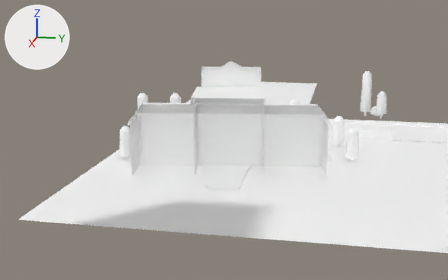
What one commit did to the FBX model Assets/AllTextures/New/Maps/School01.fbx.
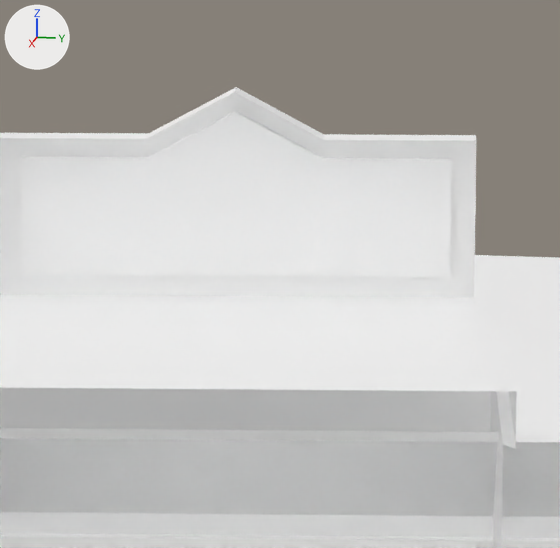
Each version appears first from a 50 mm camera at (166.7, -12.1, 37.1) aimed at (40.2, -37.4, 5.5), and next in a close-up on the part from 45% to 61% of the width and 18% to 42% of the height. The axes (+X, +Y, +Z) are drawn at upper left. The lights are the same throughout. Where no turn or scale is listed for an object, it has been applied to the vertices.

In view in the first close-up: 'School'.
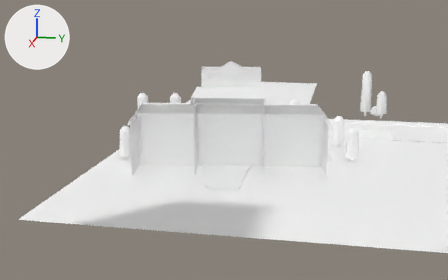
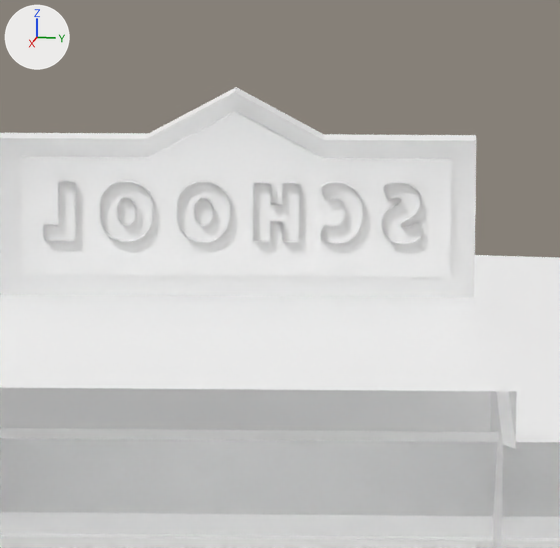
Boxes (x1, y1, x2, y2) around the edits, measured in the close-ups (560 x 548 px):
```json
{"object": "typeMesh1", "change": "added", "after": [43, 181, 421, 244]}
```

Edits to the scene script, one JSON object a line:
```json
{"op": "add", "block": "me_mesh_002", "code": ["me_mesh_002 = bpy.data.meshes.new('Mesh.002')", "me_mesh_002.from_pydata(...)  # 442 vertices, 655 faces; spans x -0.31..1.55, y -10.0..-0.07, z -0.02..1.59", "me_mesh_002.materials.append(mat_map01)  # its picture is missing"]}
{"op": "add", "block": "ob_typemesh1", "code": ["ob_typemesh1 = bpy.data.objects.new('typeMesh1', me_mesh_002)", "ob_typemesh1.location = (36.16, -31.61, 17.85)"]}
```
